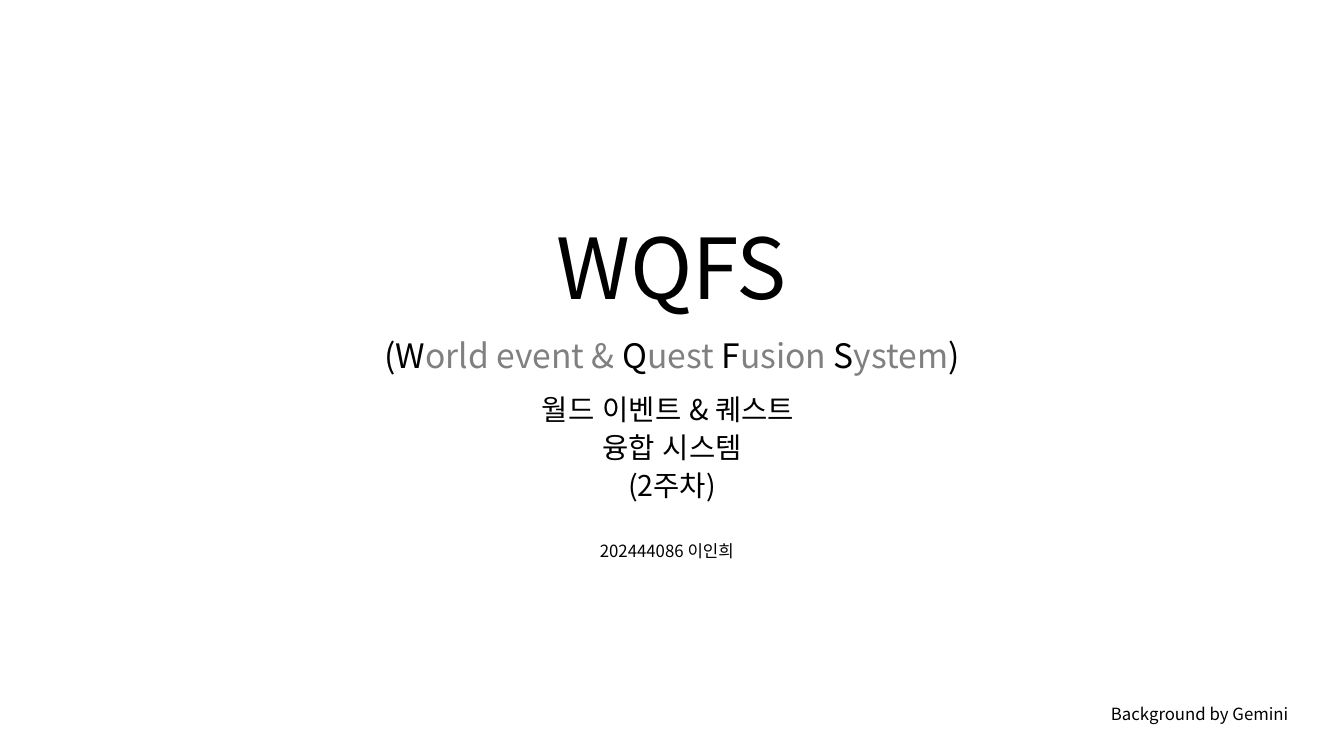
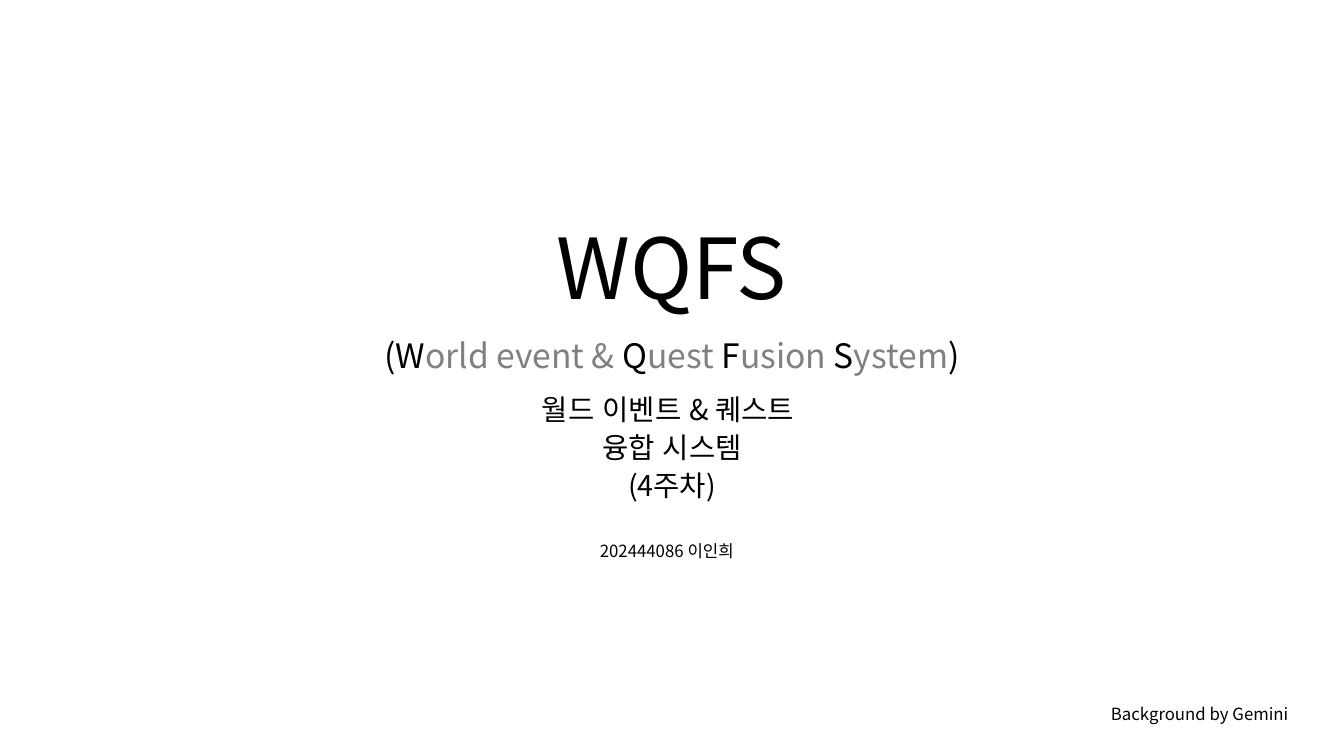
Before and after one commit to rennOobayashi/WQFS, a slide deck: slide 1 of WQFS.pptx. Drawn at 1344x756 pixels with LibreOffice and Linux fonts; fonts in the diff are those of the drawing; background and template pictures are left out. Boxes give left, top, right and bottom in pixels: in the first picture for what was removed or moved away, otherwise in the second. Text is boxed around its words. In the diff, an @@ line names an element or a change of style, - is before the commit and + after.

```diff
--- a/WQFS.pptx
+++ b/WQFS.pptx
@@ text at <box>628,472,716,502</box>: text changed @@
-(2주차)
+(4주차)
```
Also in this commit, not shown: 3 other slides changed, 1 slide removed, 2 other files.
